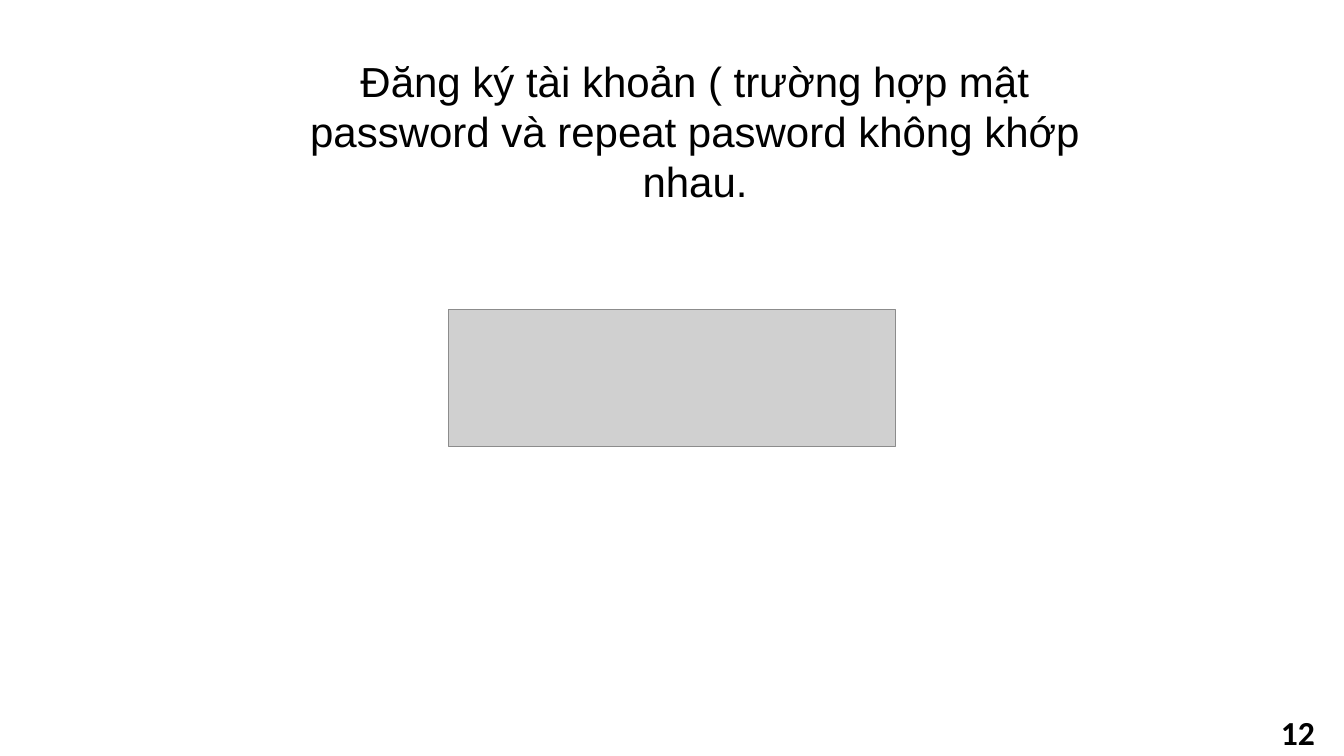
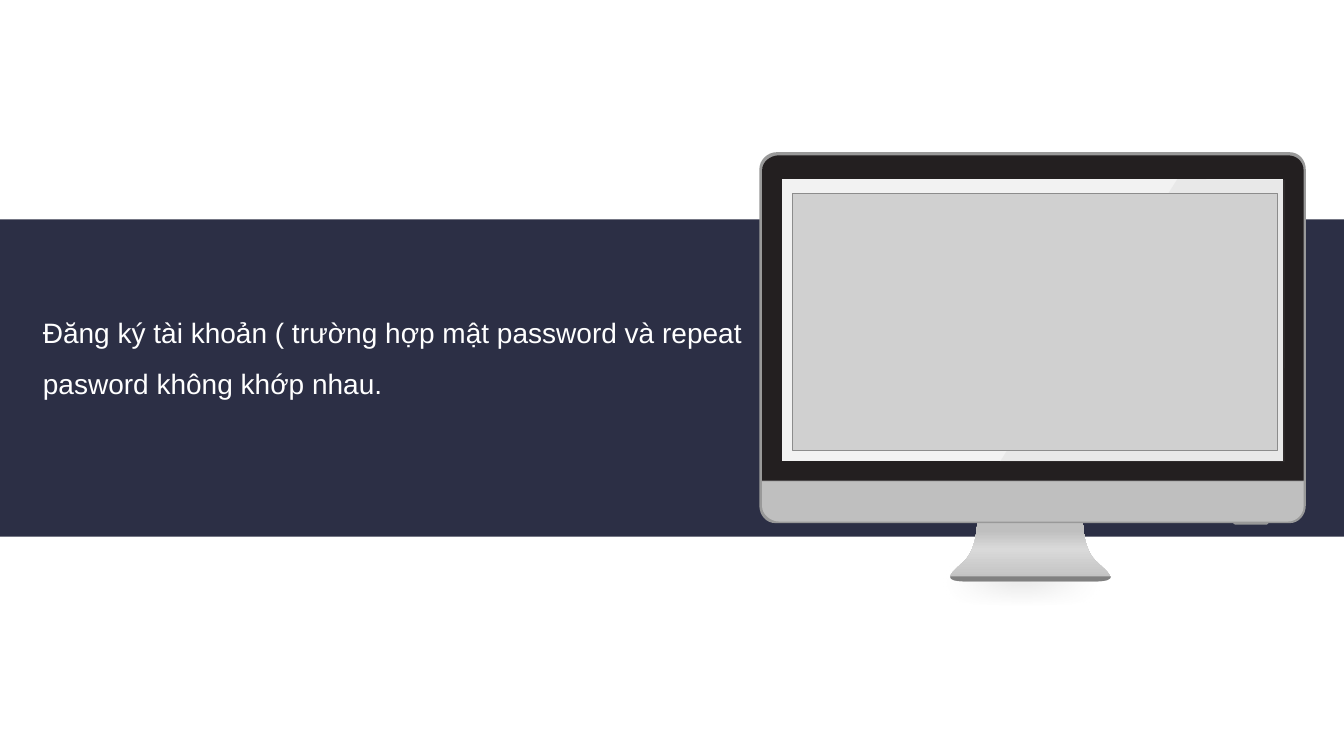
Before and after one commit to tonganh/IT126815, a slide deck: slide 13 of BTL/report/LTM_CHECK_POINT_1.pptx (slide 12 before the commit). Drawn at 1344x756 pixels with LibreOffice and Linux fonts; fonts in the diff are those of the drawing; grey boxes stand for pictures; background and template pictures are left out. Boxes give left, top, right and bottom in pixels: in the first picture for what was removed or moved away, otherwise in the second. Text is boxed around its words. In the diff, an @@ line names an element or a change of style, - is before the commit and + after.

```diff
--- a/BTL/report/LTM_CHECK_POINT_1.pptx
+++ b/BTL/report/LTM_CHECK_POINT_1.pptx
@@ group added at bbox=[757, 150, 1309, 584]: 8 freeform shapes @@
@@ picture: place and size @@
-picture at bbox=[449, 310, 896, 447]
+picture at bbox=[793, 194, 1278, 451]
@@ rectangle added at bbox=[0, 220, 1344, 537], fill #2C2F45 @@
@@ text "Đăng ký tài khoản ( ...": place and size @@
-text "Đăng ký tài khoản ( ..." at bbox=[310, 65, 1079, 156]
+text "Đăng ký tài khoản ( ..." at bbox=[43, 322, 741, 399]
@@ text "Đăng ký tài khoản ( ..." at bbox=[43, 322, 741, 399]: size 30 to 20 pt, text colour #000000 to #FFFFFF; alignment centre to left; line spacing 1 to 1.5 @@
@@ ellipse added at bbox=[785, 559, 1259, 607], fill #808080 @@
@@ page number removed at bbox=[1281, 723, 1315, 745] @@
-12
```
Also in this commit, not shown: 10 other slides changed, 3 slides added, 1 slide removed, 18 other files.
